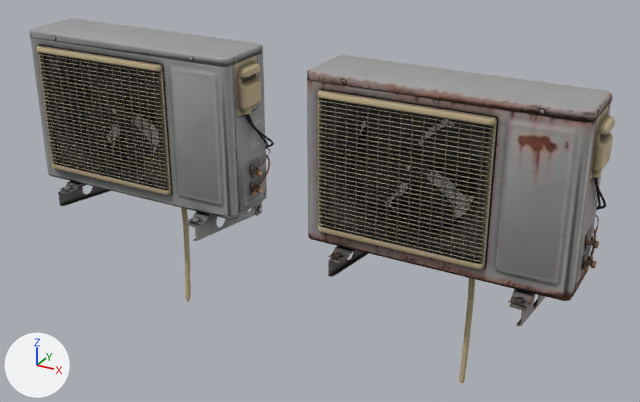
One commit to the glTF model game/assets/models/exterior_aircon_unit.glb: the scene before it, then after it.
Both versions are drawn from a 50 mm lens placed at (1.257, -2.081, 1.232), pointed at (0.073, 0.071, 0.156). Lighting does not change. The marker at lower left points along +X, +Y and +Z. The older version comes first. Vertices at exactly the same position are counted once.

Objects in the first picture: 'exterior_aircon_unit', 'exterior_aircon_unit_rusted'.
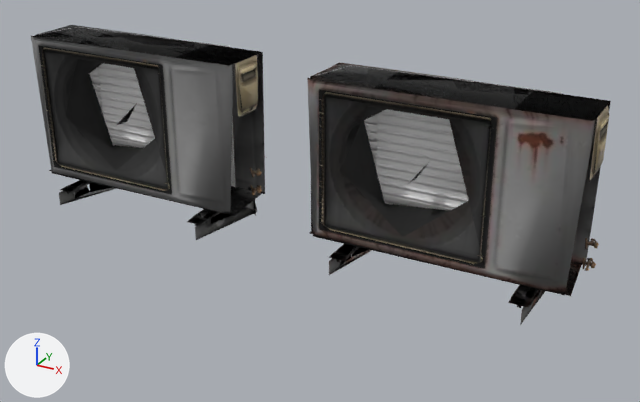
Boxes [x1, y1, x2, y2] around the edits, measured in the pictures (640 x 402 px):
'exterior_aircon_unit_rusted', reshaped (20% shorter)
    before: [307, 55, 615, 384]
    after: [307, 63, 611, 325]
'exterior_aircon_unit', reshaped (24% shorter)
    before: [29, 18, 274, 301]
    after: [31, 25, 267, 240]
part 1 of me_exterior_aircon_unit, deleted
    before: [39, 36, 274, 222]
part 2 of me_exterior_aircon_unit, cut back
    before: [29, 18, 270, 301]
    after: [32, 25, 261, 66]
part 3 of me_exterior_aircon_unit_rusted, deleted
    before: [319, 80, 613, 304]
part 4 of me_exterior_aircon_unit_rusted, cut back
    before: [307, 55, 615, 384]
    after: [311, 63, 610, 121]

Edits to the bpy script that builds the scene:
```text
Change me_exterior_aircon_unit:
    used by ob_exterior_aircon_unit; location = (-0.5, 0.0, 0.0)
    remove me_exterior_aircon_unit.from_pydata(...)  # 3570 vertices, 5998 faces; spans x -0.393..0.407, y -0.158..0.216, z -0.32..0.608
    add me_exterior_aircon_unit.from_pydata(...)  # 337 vertices, 441 faces; spans x -0.391..0.405, y -0.158..0.202, z 0.0..0.588
    me_exterior_aircon_unit part 1: 72 loose pieces with 1209 vertices, spanning x -0.38..0.401, y -0.141..0.216, z 0.011..0.602, are deleted
    me_exterior_aircon_unit part 2: 1 vertex moved within x 0.374, y -0.094, z 0.586; 2024 vertices removed from x -0.393..0.407, y -0.158..0.206, z -0.32..0.608
Change me_exterior_aircon_unit_rusted:
    used by ob_exterior_aircon_unit_rusted; location = (0.5, 0.0, 0.0)
    remove me_exterior_aircon_unit_rusted.from_pydata(...)  # 3570 vertices, 5998 faces; spans x -0.393..0.407, y -0.158..0.216, z -0.32..0.608
    add me_exterior_aircon_unit_rusted.from_pydata(...)  # 337 vertices, 441 faces; spans x -0.391..0.405, y -0.158..0.202, z 0.0..0.588
    me_exterior_aircon_unit_rusted part 3: 72 loose pieces with 1209 vertices, spanning x -0.38..0.401, y -0.141..0.216, z 0.011..0.602, are deleted
    me_exterior_aircon_unit_rusted part 4: 1 vertex moved within x 0.374, y -0.094, z 0.586; 2024 vertices removed from x -0.393..0.407, y -0.158..0.206, z -0.32..0.608
```
